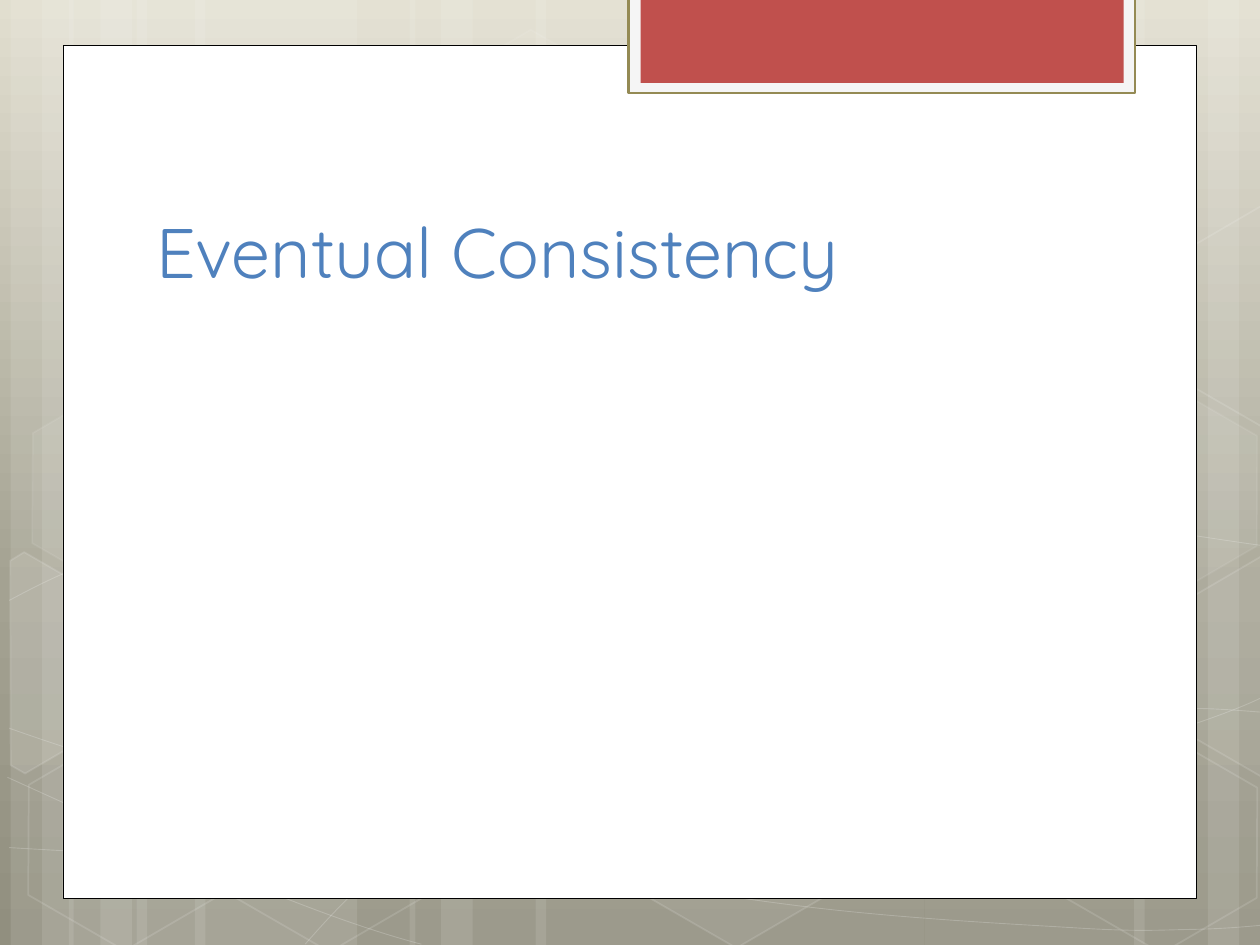
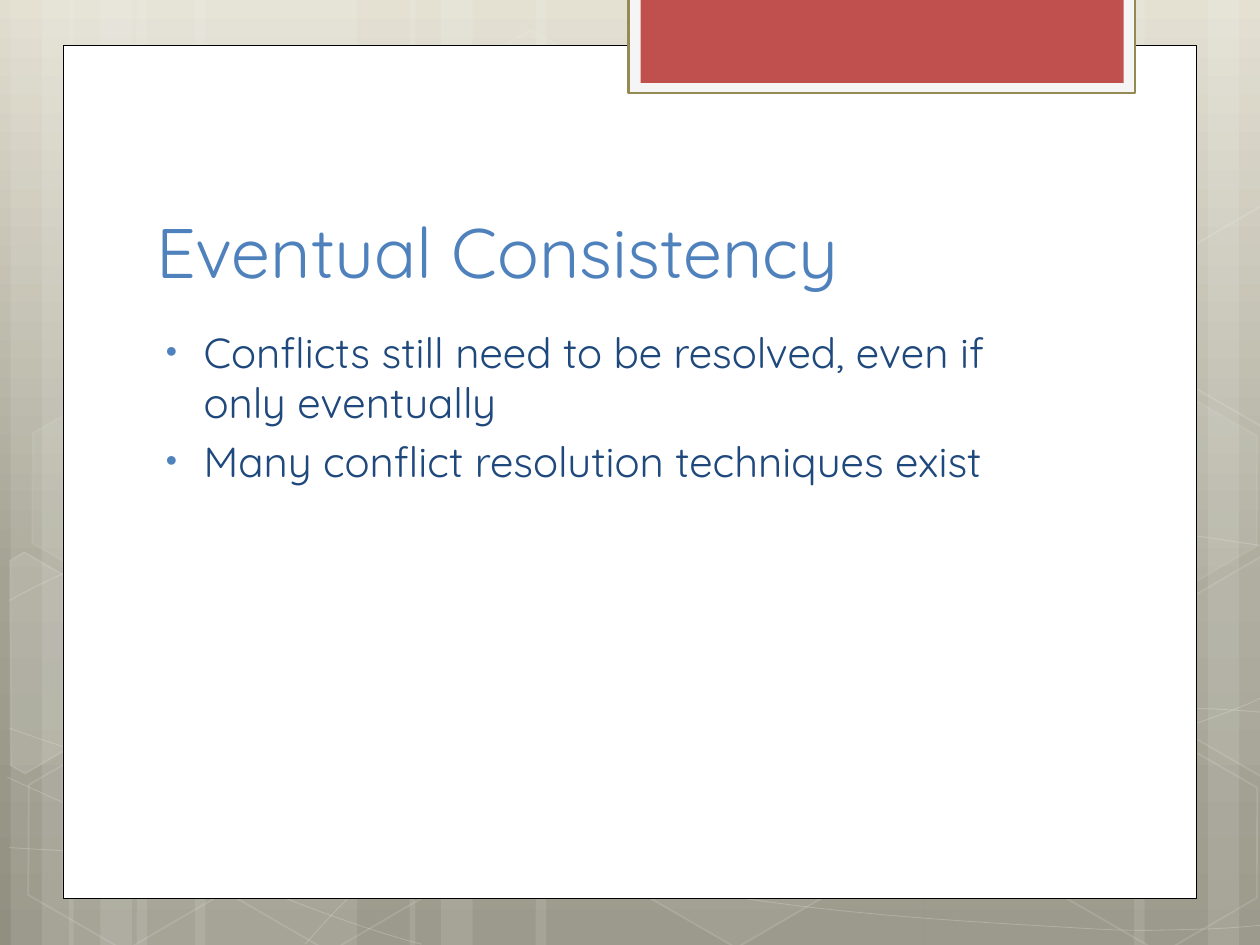
Before and after one commit to kennygao/AntiEntropy, a slide deck: slide 4 of presentation/presentation.pptx. Drawn at 1260x945 pixels with LibreOffice and Linux fonts; fonts in the diff are those of the drawing. Boxes give left, top, right and bottom in pixels: in the first picture for what was removed or moved away, otherwise in the second. Text is boxed around its words. In the diff, an @@ line names an element or a change of style, - is before the commit and + after.

```diff
--- a/presentation/presentation.pptx
+++ b/presentation/presentation.pptx
@@ text added at <box>204,337,984,486</box>, 24 pt, text #1F497D @@
+• Conflicts still need to be resolved, even if only eventually
+• Many conflict resolution techniques exist
```
Also in this commit, not shown: 3 other slides changed.
